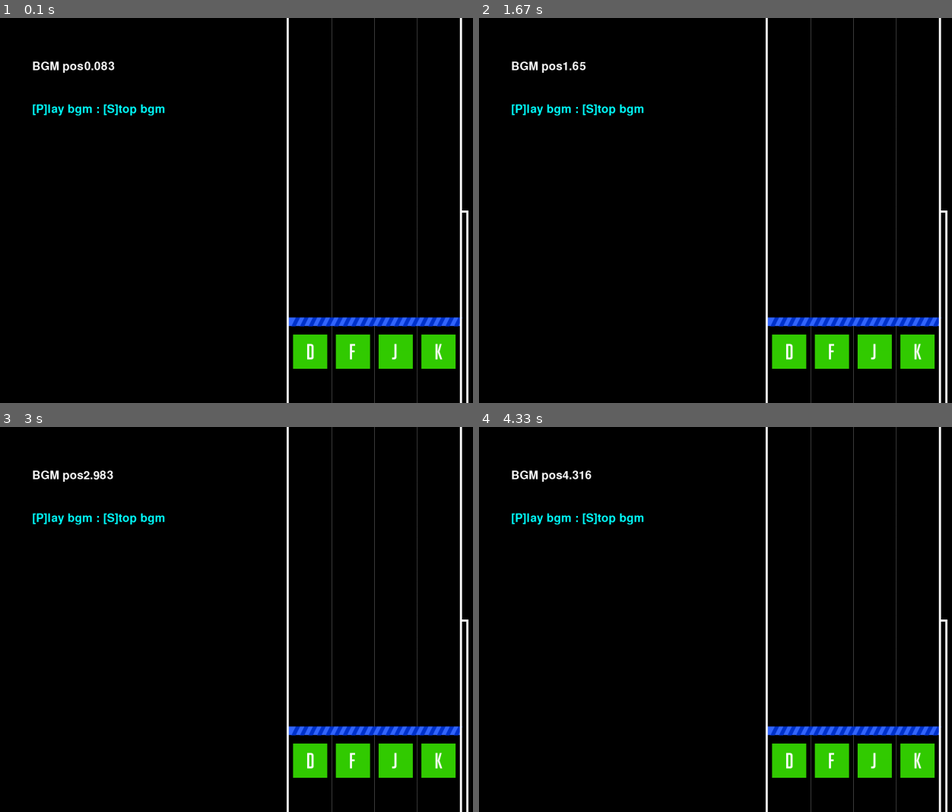
Above: before the commit, frames 1-4 (two rows, left to right).
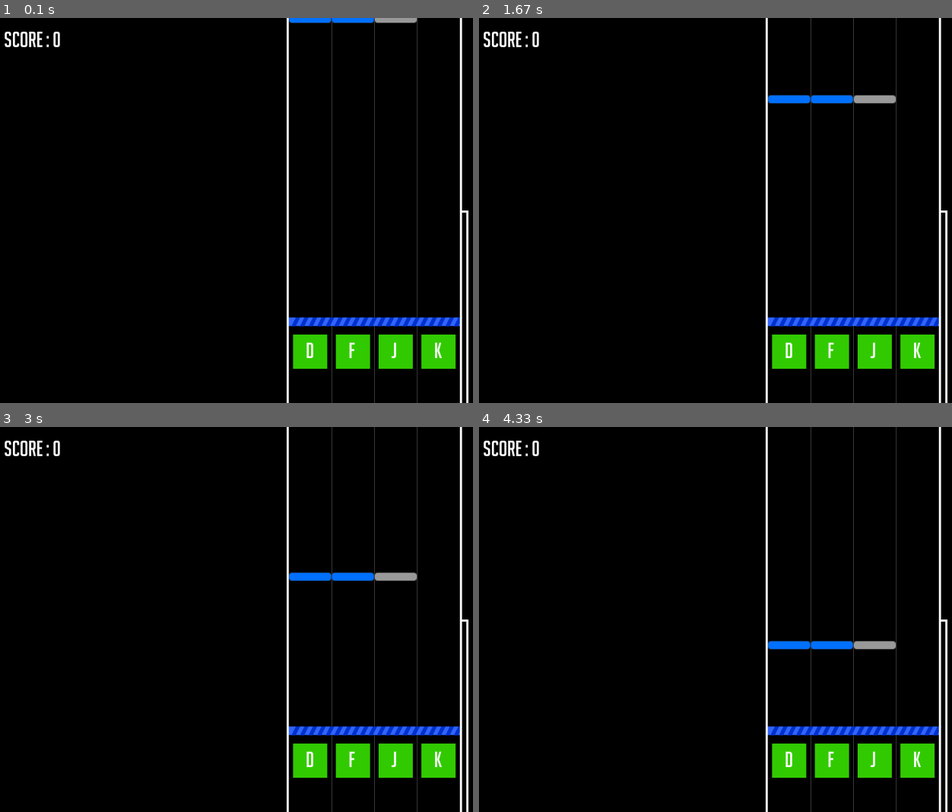
Above: after the commit, the same moments.

Repository: DeltaFrog1407/DELTABEAT
Game: pygame game, started from import pygame copy.py
Same seed, same stepped clock (60 frames per second), same inputs: the game is played once before the commit and once after it.
Inputs:
- Up to frame 1 (0.1 s): no input
- Up to frame 2 (1.67 s): tap D at 0.33 s
- Up to frame 3 (3 s): tap F at 1.67 s
- Up to frame 4 (4.33 s): tap J at 3 s

The runs differ from the first frame. In frame 1, 1.4% of the frame differs, in the area x 0-94%, y 0-89%; in frame 2, 1.6%; in frame 3, 1.7%, in the area x 0-94%, y 3-89%; in frame 4, 1.6%.

Commit message:
리듬게임 만들기 3
리듬게임 제작 현황입니다.
- 키 입력에 따라 라인 별로 입력효과 생성
- 노트 별로 리스트를 정리
- 노트 타이밍에 맞춰 점수 획득
- 점수 표시

앞으로 해야할 것
- 노래 시간에 맞춰 노트 흘려보내기
- 노트 파괴 시에 효과 넣기
- hp 바 이펙트 추가
- 콤보 시스템
- 콤보와 점수를 게임 프레임 안에 표시

Diff:
--- a/import pygame copy.py
+++ b/import pygame copy.py
@@ -1,6 +1,7 @@
 import pygame
 import sys
 import math
+import random
 import time
 import os
 
@@ -21,76 +22,191 @@
 LINE_WIDTH = 5
 KEY_SPACE = 10
 
-class Key: # 판정선 아래 네모들
+class Note(): # 노트 클래스
+    def __init__(self, lane, speed):
+        super().__init__()
+        self.lane = lane
+        note_images_list = [resource_path("note1.png"), resource_path("note2.png")]
+        image_selected = random.choice(note_images_list)
+        self.image = pygame.image.load(image_selected)
+        self.rect = self.image.get_rect()
+        self.rect.x = FRAME_X + FRAME_WIDTH/4*self.lane
+        self.rect.y = -20
+        self.speed = speed
+
+    def draw(self, screen):
+        screen.blit(self.image, self.rect)
+
+    def update(self): # 노트 떨어트리기(스피드)
+        self.rect.y += self.speed
+
+    def out_of_screen(self):
+        if self.rect.y >= FRAME_HEIGHT:
+            return True
+        return False
+
+class Game():
     def __init__(self):
         font_path = resource_path("big_noodle_titling.ttf")
+        press_se = resource_path("snare.wav")
+        press_effect_path = resource_path("press_effect.png")
+        self.effect = pygame.image.load(press_effect_path)
+        self.press = pygame.mixer.Sound(press_se)
         self.font = pygame.font.Font(font_path, 50)
+        self.score = 0
+        self.hp = 100
+        self.notes_0 = []
+        self.notes_1 = []
+        self.notes_2 = []
+        self.notes_3 = []
+        self.notes_0.append(Note(0, 2))
+        self.notes_1.append(Note(1, 2))
+        self.notes_2.append(Note(2, 2))
+        self.line = FRAME_HEIGHT* 7/9 + 10
+        self.pressed_d = False
+        self.pressed_f = False
+        self.pressed_j = False
+        self.pressed_k = False
+
+    def note_decesion(self, note_ypos, line): # 노트 판정
+        self.gap = abs(note_ypos - line) # 노트와 판정선의 차잇값의 절댓값
+        if self.gap >= 50: # fail
+            self.score += 0
+            self.hp -= 5
+            print(self.score)
+        elif self.gap < 50 and self.gap >= 30: # normal
+            self.score += 1
+            print(self.score)
+        elif self.gap < 30 and self.gap >= 20: # great
+            self.score += 5
+            print(self.score)
+        elif self.gap < 10 and self.gap >= 0 : # perfect
+            self.score += 10
+            print(self.score)
+
+    def run_logic(self):
+        for note in self.notes_0:
+            if note.out_of_screen():
+                del self.notes[0]
+        for note in self.notes_1:
+            if note.out_of_screen():
+                del self.notes[0]
+        for note in self.notes_2:
+            if note.out_of_screen():
+                del self.notes[0]
+        for note in self.notes_3:
+            if note.out_of_screen():
+                del self.notes[0]
+
+    def draw_text(self, screen, text, font, x, y, main_color):
+        text_obj = font.render(text, True, main_color)
+        text_rect = text_obj.get_rect()
+        text_rect.center = x,y
+        screen.blit(text_obj, text_rect)
+
+    def display_object(self, screen):
+        if self.pressed_d: # d키 클릭 효과
+            self.effect_rect = self.effect.get_rect()
+            self.effect_rect.x = FRAME_X
+            self.effect_rect.y = FRAME_HEIGHT* 7/9 - self.effect_rect.height
+
+            screen.blit(self.effect, self.effect_rect)
+        if self.pressed_f: # f키 클릭 효과
+            self.effect_rect = self.effect.get_rect()
+            self.effect_rect.x = FRAME_X + FRAME_WIDTH/4
+            self.effect_rect.y = FRAME_HEIGHT* 7/9 - self.effect_rect.height
+
+            screen.blit(self.effect, self.effect_rect)
+        if self.pressed_j: # j키 클릭 효과
+            self.effect_rect = self.effect.get_rect()
+            self.effect_rect.x = FRAME_X + FRAME_WIDTH/4*2
+            self.effect_rect.y = FRAME_HEIGHT* 7/9 - self.effect_rect.height
+            screen.blit(self.effect, self.effect_rect)
+
+        if self.pressed_k: # k키 클릭 효과
+            self.effect_rect = self.effect.get_rect()
+            self.effect_rect.x = FRAME_X + FRAME_WIDTH/4*3
+            self.effect_rect.y = FRAME_HEIGHT* 7/9 - self.effect_rect.height
+            screen.blit(self.effect, self.effect_rect)
+
+        for note in self.notes_0:
+            note.update()
+            note.draw(screen)
+        for note in self.notes_1:
+            note.update()
+            note.draw(screen)
+        for note in self.notes_2:
+            note.update()
+            note.draw(screen)
+        for note in self.notes_3:
+            note.update()
+            note.draw(screen)
+
+    def display_frame(self, screen, keycolor, fontcolor): #게임 프레임 그리기 - 플레이하는 부분
+        screen.fill(BLACK)
         x = FRAME_X + KEY_SPACE
         y = FRAME_HEIGHT * 7/9 + 40
         keyframe_size = FRAME_WIDTH/4 - KEY_SPACE*2
-        self.d = pygame.Rect(x, y, keyframe_size, keyframe_size)
-        self.f = pygame.Rect(x+(FRAME_WIDTH/4), y, keyframe_size, keyframe_size)
-        self.j = pygame.Rect(x+(FRAME_WIDTH*2/4), y, keyframe_size, keyframe_size)
-        self.k = pygame.Rect(x+(FRAME_WIDTH*3/4), y, keyframe_size, keyframe_size)
-
-
-    def draw(self, screen, color, fontcolor):
-        dkey = self.font.render("D", True, fontcolor)
-        fkey = self.font.render("F", True, fontcolor)
-        jkey = self.font.render("J", True, fontcolor)
-        kkey = self.font.render("K", True, fontcolor)
-
-        width = dkey.get_width()
-        height = dkey.get_height()
-        x = self.d.centerx
-        y = self.d.centery
-        xpos = x - int(width / 2)
-        ypos = y - int(height / 2)
-        pygame.draw.rect(screen, color, self.d)
-        pygame.draw.rect(screen, color, self.f)
-        pygame.draw.rect(screen, color, self.j)
-        pygame.draw.rect(screen, color, self.k)
-        screen.blit(dkey, (xpos, ypos))
-        screen.blit(fkey, (xpos + (FRAME_WIDTH/4), ypos))
-        screen.blit(jkey, (xpos + (FRAME_WIDTH*2/4), ypos))
-        screen.blit(kkey, (xpos + (FRAME_WIDTH*3/4), ypos))
-
-
-class Game:
-    def __init__(self):
-        font_path = resource_path("big_noodle_titling.ttf")
-        press_se = resource_path("snare.wav")
-        self.press = pygame.mixer.Sound(press_se)
-        self.font = pygame.font.Font(font_path, 50)
-        self.key = Key()
-
-    def draw_map(self, screen): #게임 프레임 그리기 - 플레이하는 부분
-        for i in range(3):
+        for i in range(3): #노트 구분 선
             pygame.draw.line(screen, GRAY, [FRAME_X + (i + 1)*(FRAME_WIDTH/4), 0], [FRAME_X + (i + 1)*(FRAME_WIDTH/4), FRAME_HEIGHT + LINE_WIDTH*2], width=1)
-        pygame.draw.rect(screen, OCEAN_BLUE, [FRAME_X, FRAME_HEIGHT* 7/9, FRAME_WIDTH, 20])
+
+        pygame.draw.rect(screen, OCEAN_BLUE, [FRAME_X, FRAME_HEIGHT* 7/9, FRAME_WIDTH, 20])  #판정선 그리기
         for i in range(20):
             pygame.draw.line(screen, SKY_BLUE, [FRAME_X + i*20 + 20, FRAME_HEIGHT* 7/9], [FRAME_X + i*20 +10, FRAME_HEIGHT* 7/9 + 20], width = 10)
-        self.key.draw(screen , LEAF_GREEN , WHITE)
+
+        #게임 프레임
         pygame.draw.rect(screen, WHITE, [FRAME_X - LINE_WIDTH, -1 * LINE_WIDTH, FRAME_WIDTH + LINE_WIDTH*2, FRAME_HEIGHT + LINE_WIDTH*2], width=LINE_WIDTH)
         pygame.draw.rect(screen, WHITE, [(FRAME_X + FRAME_WIDTH), (FRAME_HEIGHT / 2), 20, (FRAME_HEIGHT / 2) + LINE_WIDTH], width = LINE_WIDTH)
+        for i, key in enumerate(["D", "F", "J", "K"]): #게임 판정선 아래 키 설명
+            pygame.draw.rect(screen, keycolor, [x+FRAME_WIDTH*i/4, y, keyframe_size, keyframe_size])
+            keyset = self.font.render(key, True, fontcolor)
+            screen.blit(keyset, (x+FRAME_WIDTH*i/4+keyframe_size/2-KEY_SPACE, y+KEY_SPACE))
+
+        # 텍스트들
+        self.draw_text(screen, "Score : " + str(self.score), self.font, 100, 50, WHITE)
 
     def process_events(self):
         for event in pygame.event.get():
             if event.type == pygame.QUIT:
                 return True
             if event.type == pygame.KEYDOWN:
+                if event.key == pygame.K_d: # d 키를 누름
+                    self.pressed_d = True
+                    for note in self.notes_0:
+                        if abs(self.line - note.rect.y) <= 100 and note.lane == 0:
+                            self.note_decesion(note.rect.y, self.line)
+                            del self.notes_0[0]
+
+                if event.key == pygame.K_f: # f 키를 누름
+                    self.pressed_f = True
+                    for note in self.notes_1:
+                        if abs(self.line - note.rect.y) <= 100 and note.lane == 1:
+                            self.note_decesion(note.rect.y, self.line)
+                            del self.notes_1[0]
+
+                if event.key == pygame.K_j: # j 키를 누름
+                    self.pressed_j = True
+                    for note in self.notes_2:
+                        if abs(self.line - note.rect.y) <= 100 and note.lane == 2:
+                            self.note_decesion(note.rect.y, self.line)
+                            del self.notes_2[0]
+
+                if event.key == pygame.K_k: # k 키를 누름
+                    self.pressed_k = True
+                    for note in self.notes_3:
+                        if abs(self.line - note.rect.y) <= 100 and note.lane == 3:
+                            self.note_decesion(note.rect.y, self.line)
+                            del self.notes_3[0]
+
+            if event.type == pygame.KEYUP: # 키를 뗌
                 if event.key == pygame.K_d:
-                    self.press.play()
+                    self.pressed_d = False
                 if event.key == pygame.K_f:
-                    self.press.play()
+                    self.pressed_f = False
                 if event.key == pygame.K_j:
-                    self.press.play()
+                    self.pressed_j = False
                 if event.key == pygame.K_k:
-                    self.press.play()
-
-
-
-
+                    self.pressed_k = False
 
 
 def resource_path(relative_path):
@@ -100,44 +216,20 @@
         base_path = os.path.abspath(".")
     return os.path.join(base_path, relative_path)
 
-
-
-
-
-
 def main():
     pygame.init()
     pygame.display.set_caption("DELTABEAT")
     screen = pygame.display.set_mode((SCREEN_WIDTH, SCREEN_HEIGHT))
     clock = pygame.time.Clock()
-    font = pygame.font.Font(None, 40)
-
-    try:
-        pygame.mixer.music.load("Children_Record.wav")
-    except:
-        print("ogg 파일이 맞지 않거나, 오디오 기기와 접속되어 있지 않습니다.")
-
     game = Game()
     done = False
 
     while not done:
         done = game.process_events()
-        key = pygame.key.get_pressed()
-        if key[pygame.K_p] == 1:
-            if pygame.mixer.music.get_busy() == False:
-                pygame.mixer.music.play(-1)
-        if key[pygame.K_s] == 1:
-            if pygame.mixer.music.get_busy() == True:
-                pygame.mixer.music.stop()
-
-        pos = pygame.mixer.music.get_pos()
-        txt1 = font.render("BGM pos" + str(pos / 1000), True, WHITE)
-        txt2 = font.render("[P]lay bgm : [S]top bgm", True, CYAN)
-        screen.fill(BLACK)
-        game.draw_map(screen)
-        screen.blit(txt1, [100, 100])
-        screen.blit(txt2, [100, 200])
-        pygame.display.update()
+        game.run_logic()
+        game.display_frame(screen, LEAF_GREEN, WHITE)
+        game.display_object(screen)
+        pygame.display.flip()
         clock.tick(60)
 
     pygame.quit()
--- a/import pygame.py
+++ b/import pygame.py
@@ -22,40 +22,138 @@
 LINE_WIDTH = 5
 KEY_SPACE = 10
 
-class Note(pygame.sprite.Sprite): # 노트 클래스
+class Note(): # 노트 클래스
     def __init__(self, lane, speed):
         super().__init__()
+        self.lane = lane
         note_images_list = [resource_path("note1.png"), resource_path("note2.png")]
         image_selected = random.choice(note_images_list)
         self.image = pygame.image.load(image_selected)
         self.rect = self.image.get_rect()
-        self.rect.x = FRAME_X + FRAME_WIDTH/4*lane
+        self.rect.x = FRAME_X + FRAME_WIDTH/4*self.lane
         self.rect.y = -20
         self.speed = speed
 
-  #  def note_decision(self, line): # 노트 판정
-  #      if self.rect
+    def draw(self, screen): # 노트 그리기
+        screen.blit(self.image, self.rect)
 
     def update(self): # 노트 떨어트리기(스피드)
         self.rect.y += self.speed
-        if self.rect.y == FRAME_HEIGHT:
-            self.kill()
+
+    def out_of_screen(self): # 노트가 화면 밖에 나갈 때 삭제
+        if self.rect.y >= FRAME_HEIGHT:
+            return True
+        return False
 
 class Game():
     def __init__(self):
         font_path = resource_path("big_noodle_titling.ttf")
         press_se = resource_path("snare.wav")
+        press_effect_path = resource_path("press_effect.png")
+        self.effect = pygame.image.load(press_effect_path)
         self.press = pygame.mixer.Sound(press_se)
         self.font = pygame.font.Font(font_path, 50)
-        self.notes = pygame.sprite.Group()
-        self.notes.add(Note(2, 15))
-
-    def game_logic(self):
-        self.notes.update()
-
-
-    def display_object(self, screen):
-        self.notes.draw(screen)
+        self.line = FRAME_HEIGHT* 7/9 + 10
+        self.score = 0
+        self.hp = 100
+
+        self.notes_0 = [] # 라인 별 노트 저장 리스트
+        self.notes_1 = []
+        self.notes_2 = []
+        self.notes_3 = []
+
+        self.pressed_d = False # 노트 이펙트 인식
+        self.pressed_f = False
+        self.pressed_j = False
+        self.pressed_k = False
+
+        self.notes_0.append(Note(0, 10))
+        self.notes_1.append(Note(1, 10))
+        self.notes_2.append(Note(2, 10))
+
+    def note_decesion(self, note_ypos, line): # 노트 판정
+        self.gap = abs(note_ypos - line) # 노트와 판정선의 차잇값의 절댓값
+        if self.gap >= 120: # fail
+            self.score += 0
+            self.hp -= 5
+            print(self.score)
+        elif self.gap < 120 and self.gap >= 80: # normal
+            self.score += 1
+            print(self.score)
+        elif self.gap < 80 and self.gap >= 40: # great
+            self.score += 5
+            print(self.score)
+        elif self.gap < 40 and self.gap >= 0 : # perfect
+            self.score += 10
+            print(self.score)
+
+    def run_logic(self):
+        # 노트가 밖에 나갈 때 삭제
+        for note in self.notes_0:
+            if note.out_of_screen():
+                del self.notes_0[0]
+        for note in self.notes_1:
+            if note.out_of_screen():
+                del self.notes_1[0]
+        for note in self.notes_2:
+            if note.out_of_screen():
+                del self.notes_2[0]
+        for note in self.notes_3:
+            if note.out_of_screen():
+                del self.notes_3[0]
+
+    def draw_text(self, screen, text, font, x, y, main_color): # 텍스트 입력용 함수
+        text_obj = font.render(text, True, main_color)
+        text_rect = text_obj.get_rect()
+        text_rect.center = x,y
+        screen.blit(text_obj, text_rect)
+
+    def display_object(self, screen): # 오브젝트(노트 등) 그리기 함수
+        # 라인별 클릭 효과 그리기
+        if self.pressed_d: # d키 클릭 효과
+            self.effect_rect = self.effect.get_rect()
+            self.effect_rect.x = FRAME_X
+            self.effect_rect.y = FRAME_HEIGHT* 7/9 - self.effect_rect.height
+
+            screen.blit(self.effect, self.effect_rect)
+        if self.pressed_f: # f키 클릭 효과
+            self.effect_rect = self.effect.get_rect()
+            self.effect_rect.x = FRAME_X + FRAME_WIDTH/4
+            self.effect_rect.y = FRAME_HEIGHT* 7/9 - self.effect_rect.height
+
+            screen.blit(self.effect, self.effect_rect)
+        if self.pressed_j: # j키 클릭 효과
+            self.effect_rect = self.effect.get_rect()
+            self.effect_rect.x = FRAME_X + FRAME_WIDTH/4*2
+            self.effect_rect.y = FRAME_HEIGHT* 7/9 - self.effect_rect.height
+            screen.blit(self.effect, self.effect_rect)
+        if self.pressed_k: # k키 클릭 효과
+            self.effect_rect = self.effect.get_rect()
+            self.effect_rect.x = FRAME_X + FRAME_WIDTH/4*3
+            self.effect_rect.y = FRAME_HEIGHT* 7/9 - self.effect_rect.height
+            screen.blit(self.effect, self.effect_rect)
+        # 라인별 노트 업데이트, 그리기
+        for note in self.notes_0:
+            note.update()
+            note.draw(screen)
+        for note in self.notes_1:
+            note.update()
+            note.draw(screen)
+        for note in self.notes_2:
+            note.update()
+            note.draw(screen)
+        for note in self.notes_3:
+            note.update()
+            note.draw(screen)
+        # HP 바 그리기
+        self.hp_visual = self.hp
+        if self.hp > 0:
+            for i in range(-10, 10):
+                self.hp_visual = self.hp - i
+                pygame.draw.line(screen, LEAF_GREEN,
+                [FRAME_X + FRAME_WIDTH + LINE_WIDTH*2 - 1, (FRAME_HEIGHT / 2 + LINE_WIDTH)/self.hp_visual*100],
+                [FRAME_X + FRAME_WIDTH + LINE_WIDTH*2 - 1, FRAME_HEIGHT],
+                width=10)
 
     def display_frame(self, screen, keycolor, fontcolor): #게임 프레임 그리기 - 플레이하는 부분
         screen.fill(BLACK)
@@ -64,26 +162,66 @@
         keyframe_size = FRAME_WIDTH/4 - KEY_SPACE*2
         for i in range(3): #노트 구분 선
             pygame.draw.line(screen, GRAY, [FRAME_X + (i + 1)*(FRAME_WIDTH/4), 0], [FRAME_X + (i + 1)*(FRAME_WIDTH/4), FRAME_HEIGHT + LINE_WIDTH*2], width=1)
-
-        pygame.draw.rect(screen, OCEAN_BLUE, [FRAME_X, FRAME_HEIGHT* 7/9, FRAME_WIDTH, 20])  #판정선 그리기
-        for i in range(20):
-            pygame.draw.line(screen, SKY_BLUE, [FRAME_X + i*20 + 20, FRAME_HEIGHT* 7/9], [FRAME_X + i*20 +10, FRAME_HEIGHT* 7/9 + 20], width = 10)
+        #판정선
+        pygame.draw.line(screen, OCEAN_BLUE, [FRAME_X, FRAME_HEIGHT* 7/9],[FRAME_X+FRAME_WIDTH, FRAME_HEIGHT*7/9], width=10)
 
         #게임 프레임
         pygame.draw.rect(screen, WHITE, [FRAME_X - LINE_WIDTH, -1 * LINE_WIDTH, FRAME_WIDTH + LINE_WIDTH*2, FRAME_HEIGHT + LINE_WIDTH*2], width=LINE_WIDTH)
+        #HP바 프레임
         pygame.draw.rect(screen, WHITE, [(FRAME_X + FRAME_WIDTH), (FRAME_HEIGHT / 2), 20, (FRAME_HEIGHT / 2) + LINE_WIDTH], width = LINE_WIDTH)
         for i, key in enumerate(["D", "F", "J", "K"]): #게임 판정선 아래 키 설명
             pygame.draw.rect(screen, keycolor, [x+FRAME_WIDTH*i/4, y, keyframe_size, keyframe_size])
             keyset = self.font.render(key, True, fontcolor)
             screen.blit(keyset, (x+FRAME_WIDTH*i/4+keyframe_size/2-KEY_SPACE, y+KEY_SPACE))
 
+        # 텍스트들
+        self.draw_text(screen, "Score : " + str(self.score), self.font, 100, 50, WHITE)
+
     def process_events(self):
         for event in pygame.event.get():
             if event.type == pygame.QUIT:
                 return True
-
-
-def resource_path(relative_path):
+            if event.type == pygame.KEYDOWN:
+                if event.key == pygame.K_d: # d 키를 누름
+                    self.pressed_d = True
+                    for note in self.notes_0:
+                        if abs(self.line - note.rect.y) <= 200 and note.lane == 0:
+                            self.note_decesion(note.rect.y, self.line)
+                            del self.notes_0[0]
+
+                if event.key == pygame.K_f: # f 키를 누름
+                    self.pressed_f = True
+                    for note in self.notes_1:
+                        if abs(self.line - note.rect.y) <= 200 and note.lane == 1:
+                            self.note_decesion(note.rect.y, self.line)
+                            del self.notes_1[0]
+
+                if event.key == pygame.K_j: # j 키를 누름
+                    self.pressed_j = True
+                    for note in self.notes_2:
+                        if abs(self.line - note.rect.y) <= 200 and note.lane == 2:
+                            self.note_decesion(note.rect.y, self.line)
+                            del self.notes_2[0]
+
+                if event.key == pygame.K_k: # k 키를 누름
+                    self.pressed_k = True
+                    for note in self.notes_3:
+                        if abs(self.line - note.rect.y) <= 200 and note.lane == 3:
+                            self.note_decesion(note.rect.y, self.line)
+                            del self.notes_3[0]
+
+            if event.type == pygame.KEYUP: # 키를 뗌
+                if event.key == pygame.K_d:
+                    self.pressed_d = False
+                if event.key == pygame.K_f:
+                    self.pressed_f = False
+                if event.key == pygame.K_j:
+                    self.pressed_j = False
+                if event.key == pygame.K_k:
+                    self.pressed_k = False
+
+
+def resource_path(relative_path): # 리소스 경로 함수
     try:
         base_path = sys._MEIPASS
     except Exception:
@@ -100,8 +238,8 @@
 
     while not done:
         done = game.process_events()
+        game.run_logic()
         game.display_frame(screen, LEAF_GREEN, WHITE)
-        game.game_logic()
         game.display_object(screen)
         pygame.display.flip()
         clock.tick(60)
Binary file added: press_effect.png
